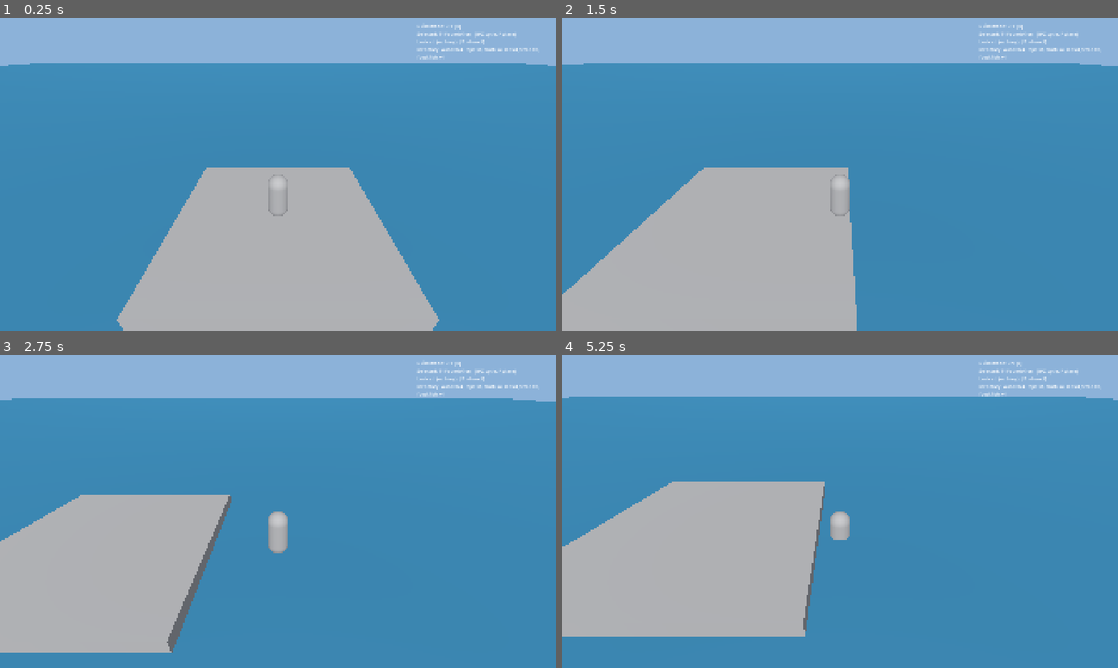
Above: before the commit, frames 1-4 (two rows, left to right).
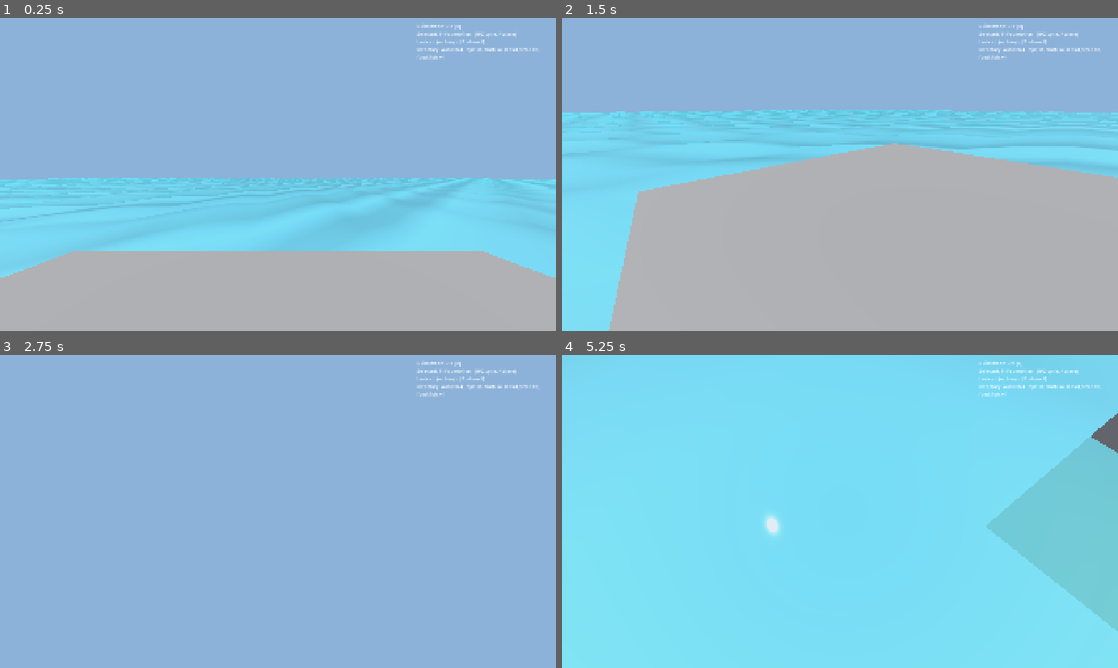
Above: after the commit, the same moments.

Repository: Garoro0920/sunken-atoll
Game: Godot game, scene res://scenes/levels/stranding/stranding_demo.tscn
Same seed, same stepped clock (60 frames per second), same inputs: the game is played once before the commit and once after it.
Inputs (mouse positions are in pixels of both pictures, inside the frame that each line leads up to):
- Up to frame 1 (0.25 s): no input
- Up to frame 2 (1.5 s): tap Enter (ui_accept) at 0.5, 0.77 s; move the mouse to (962, 158) at 0.52 s; hold D (move_right) 0.53-1.25 s; tap E (interact) at 0.6 s; click (962, 158) at 0.67 s; drag from (728, 190) to (812, 237) at 1.27 s
- Up to frame 3 (2.75 s): move the mouse to (333, 442) at 2.02 s; hold D (move_right) from 2.03 s (still down); tap F (build_place) at 2.1 s; click (333, 442) at 2.17 s; tap E (interact) at 2.3 s
- Up to frame 4 (5.25 s): release D (move_right) at 2.75 s; drag from (812, 574) to (673, 464) at 2.77 s; move the mouse to (1006, 558) at 3.52 s; hold A (move_left) 3.53-4.25 s; tap B (build_toggle) at 3.6 s; click (1006, 558) at 3.67 s; tap Enter (ui_accept) at 3.77, 5 s; tap E (interact) at 3.8 s; tap Escape (mouse_release, bound only after the commit) at 4.15 s; drag from (673, 464) to (756, 433) at 4.27 s; move the mouse to (867, 511) at 5.02 s; hold Shift (dive_down) from 5.03 s (still down); tap 1 at 5.1 s; click (867, 511) at 5.17 s

The runs differ from the first frame. In frame 1, 72% of the frame differs, in the area x 0-100%, y 14-100%; in frame 2, 66%; in frame 3, 86%; in frame 4, 100%, in the area x 0-100%, y 0-100%.

Commit message:
feat(demo): mouse-look first-person camera + restore water shader
Mouse-look:
- PlayerCharacter.apply_mouse_look(dx, dy) yaws the body around world Y
  and pitches the bound camera around its local X (clamped to ±~80 deg).
- PlayerInputController._input forwards InputEventMouseMotion when the
  OS mouse is captured, releases capture on ESC (new mouse_release
  action), and recaptures on a click in the viewport.
- StrandingDemo._ready captures the mouse only when this scene is the
  running main scene (get_tree().current_scene == self), so the smoke
  test that instantiates the demo as a child of the test runner does
  not steal the editor mouse.
- Player Camera3D moved from a third-person over-the-shoulder rig to
  first-person at local (0, 0.6, 0). Camera near plane (0.1) clears
  the capsule wall (0.4) and the back-face-culled capsule mesh does
  not occlude the view.
- Sensitivity, pitch limits, and camera path are all @export so the
  per-user settings layer can override them later.

Water shader:
- WaterMesh.material_override switched from a flat StandardMaterial3D
  back to the Gerstner-wave ShaderMaterial via preset_shallow.tres.
  PlaneMesh subdivisions raised 8 -> 100 so the vertex displacement
  produces visible deformation. The earlier flicker that motivated
  the StandardMaterial3D fallback was specific to Forward+; under
  Compatibility (and now with the HUD fix) the shader runs cleanly.

Tests:
- 5 new unit tests around apply_mouse_look (yaw, no-camera safety,
  pitch min/max clamp, accumulation).

Co-Authored-By: Claude Opus 4.7 (1M context) <noreply@anthropic.com>

Diff:
--- a/scenes/characters/player/player_character.tscn
+++ b/scenes/characters/player/player_character.tscn
@@ -37,22 +37,15 @@
 script = ExtResource("4_input")
 
 [node name="Camera3D" type="Camera3D" parent="."]
-; 30-degree downward pitch (-basis.z = (0, -0.5, -0.866)), positioned
-; above-behind the player for an over-the-shoulder view.
-;
-; Note on .tscn Transform3D serialization: the 12 floats are stored
-; in ROW-MAJOR order (rows[0][0..2], rows[1][0..2], rows[2][0..2],
-; origin), NOT column-major. So to get basis.x = (1,0,0),
-; basis.y = (0, cos30, -sin30), basis.z = (0, sin30, cos30) for a
-; -30 deg X-axis pitch (look down), the serialized values are:
-;   row 0 = (basis.x.x, basis.y.x, basis.z.x) = (1, 0, 0)
-;   row 1 = (basis.x.y, basis.y.y, basis.z.y) = (0, 0.866, 0.5)
-;   row 2 = (basis.x.z, basis.y.z, basis.z.z) = (0, -0.5, 0.866)
-; Earlier transforms had the rows-vs-columns flipped, producing a
-; basis that pitched UP by mistake — the camera was staring at the
-; sky for the entire previous bug investigation.
-transform = Transform3D(1, 0, 0, 0, 0.866025, 0.5, 0, -0.5, 0.866025, 0, 5.0, 7.0)
+; First-person camera. Positioned at local (0, 0.6, 0) — eye height
+; inside the capsule (radius 0.4, height 1.8 centered on player origin).
+; Camera near plane (0.1) is closer than the capsule wall (0.4) and the
+; capsule mesh is back-face culled, so the camera sees through it.
+; Identity basis: looks at -Z initially; mouse-look pitches the camera
+; around its local X (PlayerCharacter.apply_mouse_look) and yaws the
+; whole player around world Y.
+transform = Transform3D(1, 0, 0, 0, 1, 0, 0, 0, 1, 0, 0.6, 0)
 current = true
-fov = 70.0
+fov = 75.0
 near = 0.1
 far = 500.0
--- a/scenes/levels/stranding/stranding_demo.gd
+++ b/scenes/levels/stranding/stranding_demo.gd
@@ -39,6 +39,11 @@
 	if auto_grant_starter:
 		_grant_starter_inventory()
 	_wire_hud()
+	# Mouse capture only when this scene is the project's running main
+	# scene — guarded so the smoke test's add_child instantiation does
+	# not steal the editor mouse.
+	if get_tree().current_scene == self:
+		Input.mouse_mode = Input.MOUSE_MODE_CAPTURED
 
 
 func _wire_systems() -> void:
--- a/scenes/levels/stranding/stranding_demo.tscn
+++ b/scenes/levels/stranding/stranding_demo.tscn
@@ -1,10 +1,11 @@
-[gd_scene load_steps=15 format=3]
+[gd_scene load_steps=12 format=3]
 
 [ext_resource type="Script" path="res://scenes/levels/stranding/stranding_demo.gd" id="1_demo"]
 [ext_resource type="PackedScene" path="res://scenes/characters/player/player_character.tscn" id="2_player"]
 [ext_resource type="Script" path="res://src/gameplay/building/building_placement.gd" id="3_placement"]
 [ext_resource type="Script" path="res://src/gameplay/building/structural_integrity.gd" id="4_integrity"]
 [ext_resource type="Script" path="res://scenes/prototypes/floating/water_field.gd" id="5_field"]
+[ext_resource type="ShaderMaterial" path="res://resources/materials/water/preset_shallow.tres" id="6_water_mat"]
 [ext_resource type="Script" path="res://scenes/levels/stranding/demo_hud.gd" id="8_hud"]
 
 [sub_resource type="Environment" id="Environment_main"]
@@ -27,20 +28,12 @@
 glow_enabled = false
 
 [sub_resource type="PlaneMesh" id="PlaneMesh_water"]
+; Subdivisions raised from 8 to 100 so vertex displacement (Gerstner
+; waves in water_surface.gdshader) produces visible deformation rather
+; than a flat plane with shifting normals.
 size = Vector2(200, 200)
-subdivide_width = 8
-subdivide_depth = 8
-
-[sub_resource type="StandardMaterial3D" id="StandardMaterial3D_water"]
-; Plain opaque water for the Sprint 1 demo. The custom Gerstner-wave
-; shader (resources/shaders/water/water_surface.gdshader) had transparency
-; + DEPTH_TEXTURE-based depth fade that interacted poorly with Forward+
-; rendering, surfacing as full-screen flicker. The shader is preserved
-; for the prototype and for Sprint 2's water polish work; the demo uses
-; this simple material until the shader path is hardened.
-albedo_color = Color(0.18, 0.42, 0.55, 1)
-metallic = 0.0
-roughness = 0.45
+subdivide_width = 100
+subdivide_depth = 100
 
 [sub_resource type="BoxMesh" id="BoxMesh_island"]
 size = Vector3(8, 1, 8)
@@ -76,12 +69,15 @@
 script = ExtResource("5_field")
 
 [node name="WaterMesh" type="MeshInstance3D" parent="."]
-; Lowered to y=-0.5 (was -0.1). With the island top at y=0 and the box
-; physics depth tolerance, anything within ~0.2 m of the island top can
-; still surface flicker artifacts when the camera rakes the horizon.
+; Restored to the production Gerstner-wave shader via the preset_shallow
+; material. The earlier flicker that drove a fallback to a plain
+; StandardMaterial3D was traced to the Forward+ renderer + transparent
+; depth-fade combination; under the Compatibility renderer (and with
+; the HUD-on-CanvasLayer issue resolved separately), the shader runs
+; cleanly. y=-0.5 keeps the surface a half meter under the island top.
 transform = Transform3D(1, 0, 0, 0, 1, 0, 0, 0, 1, 0, -0.5, 0)
 mesh = SubResource("PlaneMesh_water")
-material_override = SubResource("StandardMaterial3D_water")
+material_override = ExtResource("6_water_mat")
 
 [node name="Island" type="StaticBody3D" parent="."]
 
--- a/src/core/input_map_bootstrap.gd
+++ b/src/core/input_map_bootstrap.gd
@@ -26,6 +26,7 @@
 	&"build_place": KEY_F,
 	&"build_next": KEY_Q,
 	&"build_prev": KEY_Z,
+	&"mouse_release": KEY_ESCAPE,  # toggles mouse capture for the demo
 }
 
 
--- a/src/gameplay/player/player_character.gd
+++ b/src/gameplay/player/player_character.gd
@@ -36,6 +36,16 @@
 ## Optional speed multiplier driven by SurvivalManager-derived modifiers
 ## (e.g. hunger penalty). Updated externally; defaults to 1.0.
 @export var speed_scale: float = 1.0
+## Mouse-look — rotation per pixel of mouse motion. Tuned for the demo;
+## production will move this to a per-user settings resource.
+@export var mouse_sensitivity_rad_per_pixel: float = 0.003
+## Pitch clamps so the player can't somersault. Roughly ±80 degrees.
+@export var pitch_min_rad: float = -1.4
+@export var pitch_max_rad: float = 1.4
+## Path to the first-person camera (relative to this node). Resolved on
+## _ready into _camera; left null if the path doesn't resolve so unit
+## tests that build a PlayerCharacter without a camera still work.
+@export var camera_path: NodePath = NodePath("Camera3D")
 
 # Input intent — populated by a higher-level input layer; tests poke
 # these directly to drive _physics_process. Pubvars first per
@@ -51,6 +61,7 @@
 var _inventory: Inventory = null
 var _state: int = PlayerLocomotion.LocomotionState.GROUND
 var _focused_interactable: Node = null
+var _camera: Camera3D = null
 
 
 func _ready() -> void:
@@ -60,7 +71,34 @@
 		_survival = get_node_or_null(survival_manager_path) as SurvivalManager
 	if not inventory_path.is_empty():
 		_inventory = get_node_or_null(inventory_path) as Inventory
-	_resync_state()
+	if not camera_path.is_empty():
+		_camera = get_node_or_null(camera_path) as Camera3D
+	_resync_state()
+
+
+## First-person mouse-look. `delta_x` and `delta_y` are pixels of mouse
+## motion (typically from InputEventMouseMotion.relative). Rotates the
+## body around world Y for yaw and the camera around its local X for
+## pitch, with pitch clamped to [pitch_min_rad, pitch_max_rad].
+##
+## Public so PlayerInputController (or remote-input replays) can drive
+## look without depending on Godot's Input singleton.
+func apply_mouse_look(delta_x: float, delta_y: float) -> void:
+	rotate_y(-delta_x * mouse_sensitivity_rad_per_pixel)
+	if _camera == null:
+		return
+	var new_pitch: float = clampf(
+		_camera.rotation.x - delta_y * mouse_sensitivity_rad_per_pixel,
+		pitch_min_rad,
+		pitch_max_rad
+	)
+	_camera.rotation.x = new_pitch
+
+
+## Test seam: bind a Camera3D directly without going through scene-tree
+## paths. Production code resolves the camera in _ready.
+func bind_camera(camera: Camera3D) -> void:
+	_camera = camera
 
 
 ## Convenience accessors used by Interactables.
--- a/src/gameplay/player/player_input_controller.gd
+++ b/src/gameplay/player/player_input_controller.gd
@@ -29,6 +29,7 @@
 const ACTION_BUILD_PLACE := &"build_place"
 const ACTION_BUILD_NEXT := &"build_next"
 const ACTION_BUILD_PREV := &"build_prev"
+const ACTION_MOUSE_RELEASE := &"mouse_release"
 
 @export var player: PlayerCharacter
 @export var building_placement: BuildingPlacement
@@ -37,6 +38,12 @@
 ## Override the part palette for tests / prototypes; defaults to the
 ## full T1 catalog when empty.
 @export var available_parts: Array[StringName] = []
+## When true, _input forwards mouse motion to player.apply_mouse_look
+## while the OS mouse is captured, and toggles capture on ESC / click.
+## Tests leave this true (it's a no-op without simulated mouse events)
+## but disable mouse capture by leaving the demo's _enable_mouse_look()
+## un-called.
+@export var mouse_look_enabled: bool = true
 
 var build_mode_active: bool = false
 var selected_part_index: int = 0
@@ -55,6 +62,29 @@
 		var parent: Node = get_parent()
 		if parent is PlayerCharacter:
 			player = parent as PlayerCharacter
+
+
+## _input runs only when there's an actual input event, so unit tests
+## (which never simulate InputEventMouseMotion / KEY_ESCAPE) are
+## unaffected. Production drives this from the Godot input pipeline.
+func _input(event: InputEvent) -> void:
+	if not mouse_look_enabled or player == null:
+		return
+	if event is InputEventMouseMotion and Input.mouse_mode == Input.MOUSE_MODE_CAPTURED:
+		var motion: InputEventMouseMotion = event
+		player.apply_mouse_look(motion.relative.x, motion.relative.y)
+		return
+	if event.is_action_pressed(ACTION_MOUSE_RELEASE):
+		Input.mouse_mode = Input.MOUSE_MODE_VISIBLE
+		get_viewport().set_input_as_handled()
+		return
+	if (
+		event is InputEventMouseButton
+		and (event as InputEventMouseButton).pressed
+		and Input.mouse_mode == Input.MOUSE_MODE_VISIBLE
+	):
+		Input.mouse_mode = Input.MOUSE_MODE_CAPTURED
+		get_viewport().set_input_as_handled()
 
 
 func _process(_delta: float) -> void:
--- a/tests/unit/player/player_character_test.gd
+++ b/tests/unit/player/player_character_test.gd
@@ -116,3 +116,50 @@
 	player.request_jump = true
 	player.step_for_test(0.016)
 	assert_bool(player.request_jump).is_false()
+
+
+func test_apply_mouse_look_yaw_rotates_player_body() -> void:
+	var player := _make_player()
+	# delta_x positive -> rotate right -> rotation.y goes negative.
+	player.apply_mouse_look(100.0, 0.0)
+	var expected_yaw: float = -100.0 * player.mouse_sensitivity_rad_per_pixel
+	assert_float(player.rotation.y).is_equal_approx(expected_yaw, 1e-5)
+
+
+func test_apply_mouse_look_no_camera_is_safe_yaw_only() -> void:
+	var player := _make_player()
+	# No camera bound; yaw still applies, pitch is silently skipped.
+	player.apply_mouse_look(50.0, 80.0)
+	var expected_yaw: float = -50.0 * player.mouse_sensitivity_rad_per_pixel
+	assert_float(player.rotation.y).is_equal_approx(expected_yaw, 1e-5)
+
+
+func test_apply_mouse_look_pitch_clamped_at_min() -> void:
+	var player := _make_player()
+	var cam := Camera3D.new()
+	player.add_child(cam)
+	player.bind_camera(cam)
+	# Drive a huge downward mouse motion; pitch should saturate at min.
+	player.apply_mouse_look(0.0, 100000.0)
+	assert_float(cam.rotation.x).is_equal_approx(player.pitch_min_rad, 1e-5)
+
+
+func test_apply_mouse_look_pitch_clamped_at_max() -> void:
+	var player := _make_player()
+	var cam := Camera3D.new()
+	player.add_child(cam)
+	player.bind_camera(cam)
+	player.apply_mouse_look(0.0, -100000.0)
+	assert_float(cam.rotation.x).is_equal_approx(player.pitch_max_rad, 1e-5)
+
+
+func test_apply_mouse_look_pitch_accumulates_within_range() -> void:
+	var player := _make_player()
+	var cam := Camera3D.new()
+	player.add_child(cam)
+	player.bind_camera(cam)
+	# Two small motions: cumulative pitch = -delta_y_total * sensitivity.
+	player.apply_mouse_look(0.0, 50.0)
+	player.apply_mouse_look(0.0, 30.0)
+	var expected: float = -80.0 * player.mouse_sensitivity_rad_per_pixel
+	assert_float(cam.rotation.x).is_equal_approx(expected, 1e-5)
Not shown, added: scenes/levels/stranding/stranding_no_hud.gd.uid
